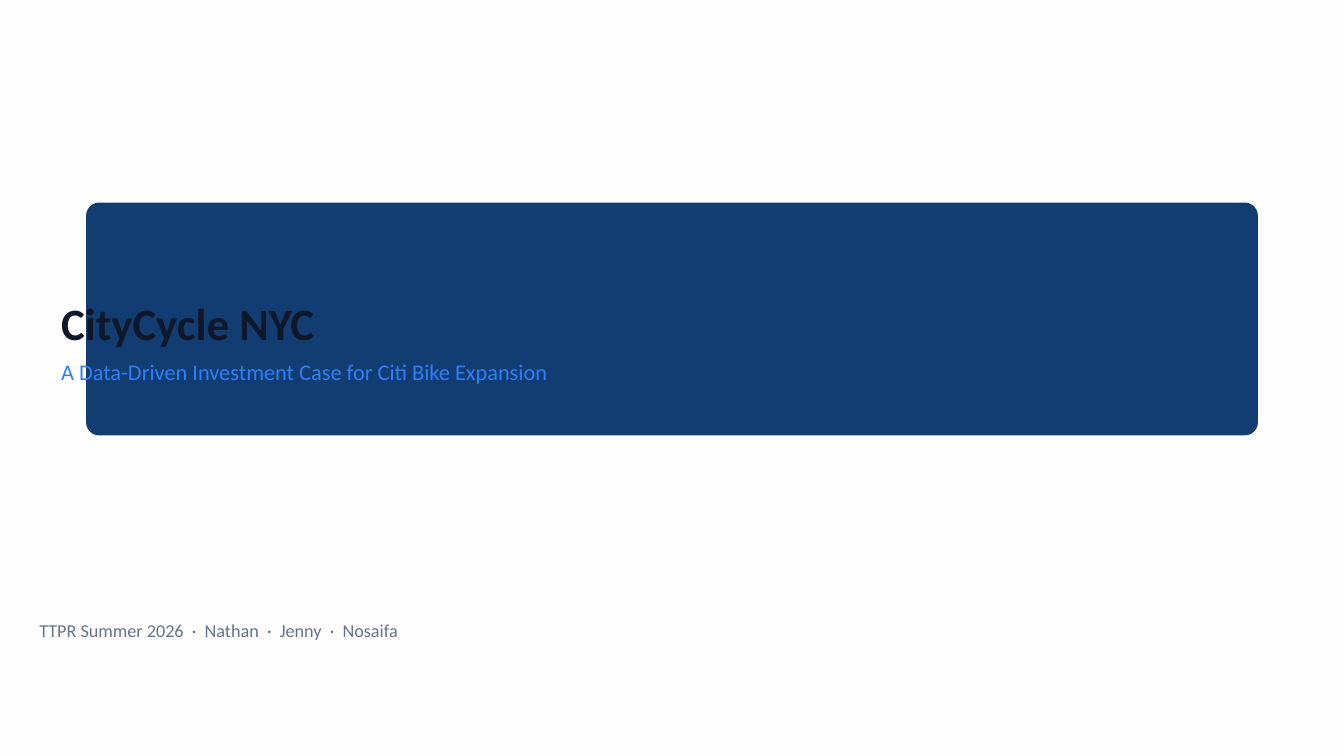
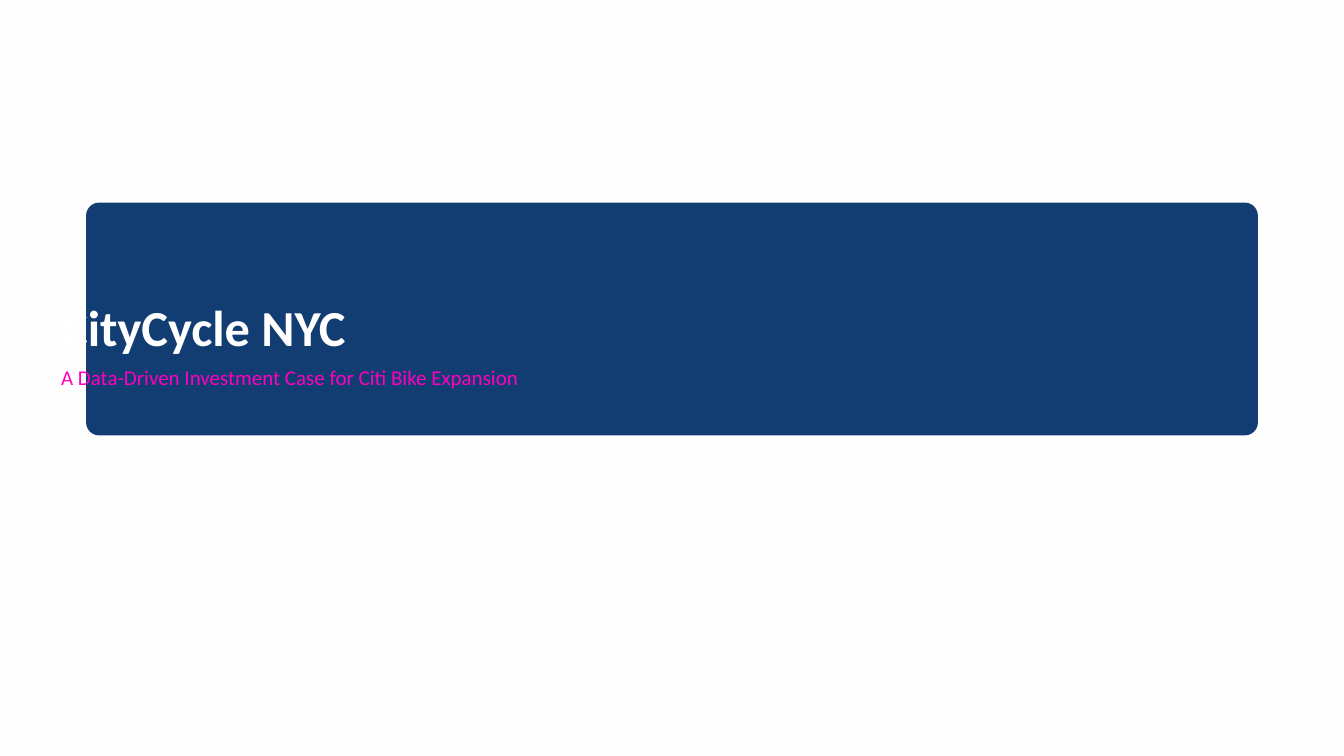
Before and after one commit to jingwenr2/citibike, a slide deck: slide 1 of report/CitiBike_Capstone_Final.pptx. Drawn at 1344x756 pixels with LibreOffice and Linux fonts; fonts in the diff are those of the drawing. Boxes give left, top, right and bottom in pixels: in the first picture for what was removed or moved away, otherwise in the second. Text is boxed around its words. In the diff, an @@ line names an element or a change of style, - is before the commit and + after.

```diff
--- a/report/CitiBike_Capstone_Final.pptx
+++ b/report/CitiBike_Capstone_Final.pptx
@@ text "CityCycle NYC" at box(61, 304, 518, 392): size 32 to 36 pt, text colour #0F172A to #FFFFFF in "CityCycle NYC"; size 16 to 15 pt, text colour #2D7FF9 to #FF00BF in "A Data-Driven Investment Case for Citi Bike ..." @@
@@ text removed at box(39, 624, 398, 640) @@
-TTPR Summer 2026 · Nathan · Jenny · Nosaifa
```
Also in this commit, not shown: 16 other slides changed, 2 other files.
